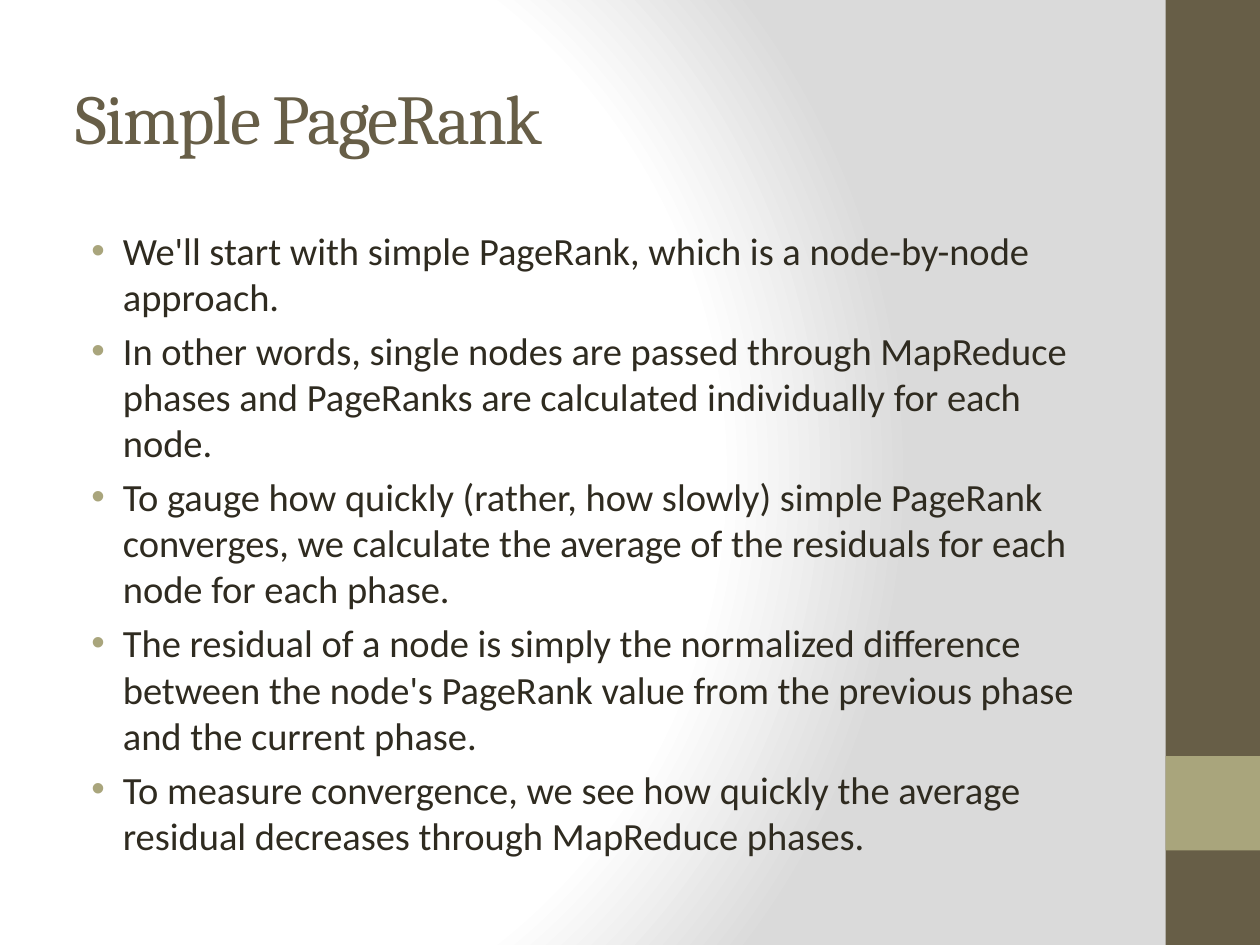
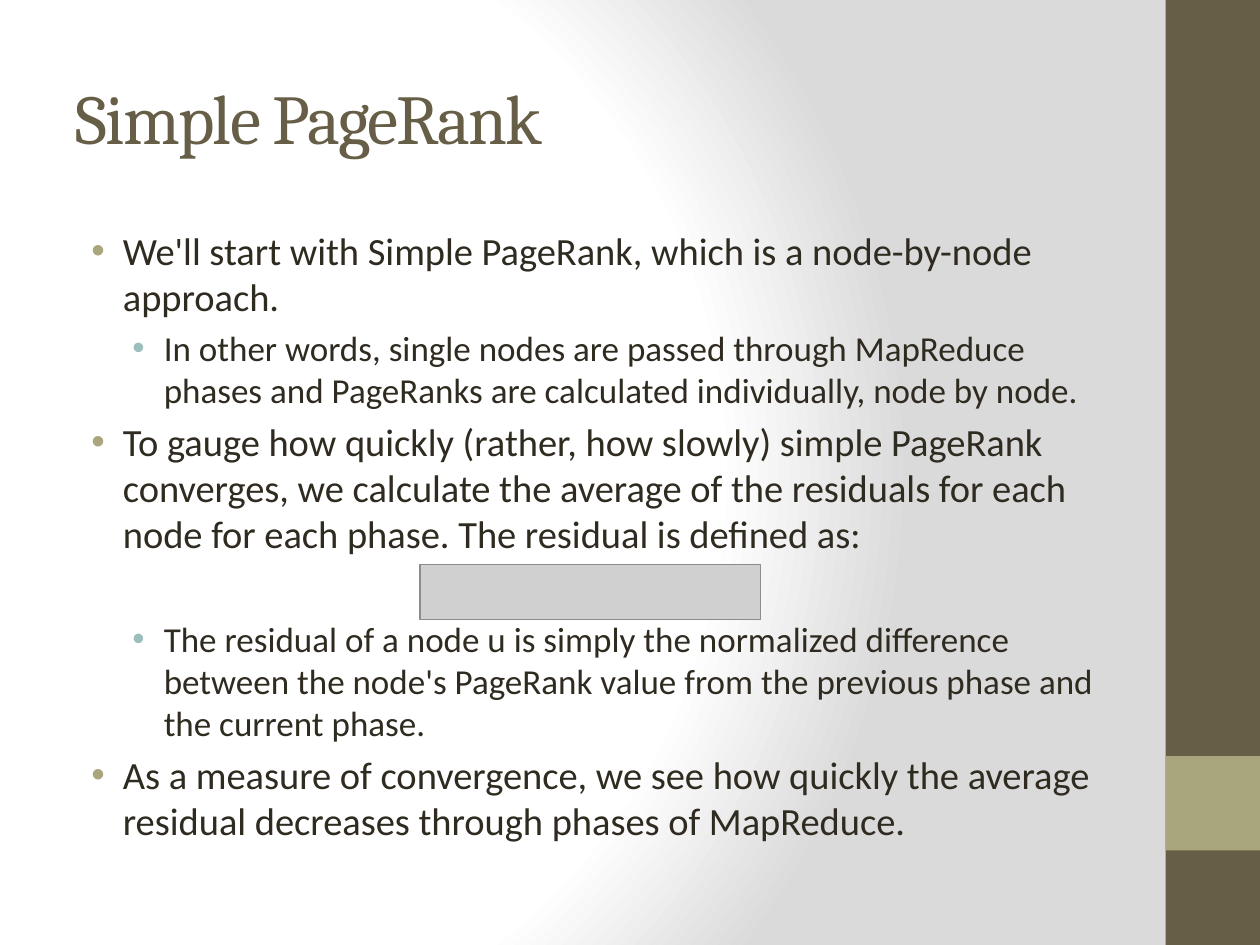
Before and after one commit to piranna0/CS5300P2, a slide deck: slide 4 of presentation.pptx. Drawn at 1260x945 pixels with LibreOffice and Linux fonts; fonts in the diff are those of the drawing; grey boxes stand for pictures. Boxes give left, top, right and bottom in pixels: in the first picture for what was removed or moved away, otherwise in the second. Text is boxed around its words. In the diff, an @@ line names an element or a change of style, - is before the commit and + after.

```diff
--- a/presentation.pptx
+++ b/presentation.pptx
@@ text at (x1=123, y1=238, x2=1093, y2=842): text changed @@
-• We'll start with simple PageRank, which is a node-by-node approach.
-• In other words, single nodes are passed through MapReduce phases and PageRanks are calculated individually for each node.
-• To gauge how quickly (rather, how slowly) simple PageRank converges, we calculate the average of the residuals for each node for each phase.
-• The residual of a node is simply the normalized difference between the node's PageRank value from the previous phase and the current phase.
-• To measure convergence, we see how quickly the average residual decreases through MapReduce phases.
+• We'll start with Simple PageRank, which is a node-by-node approach.
+  • In other words, single nodes are passed through MapReduce phases and PageRanks are calculated individually, node by node.
+• To gauge how quickly (rather, how slowly) simple PageRank converges, we calculate the average of the residuals for each node for each phase. The residual is defined as:
+  • The residual of a node u is simply the normalized difference between the node's PageRank value from the previous phase and the current phase.
+• As a measure of convergence, we see how quickly the average residual decreases through phases of MapReduce.
@@ picture added at (x1=420, y1=564, x2=760, y2=620) @@
```
Also in this commit, not shown: 9 other slides changed, 2 slides added.
